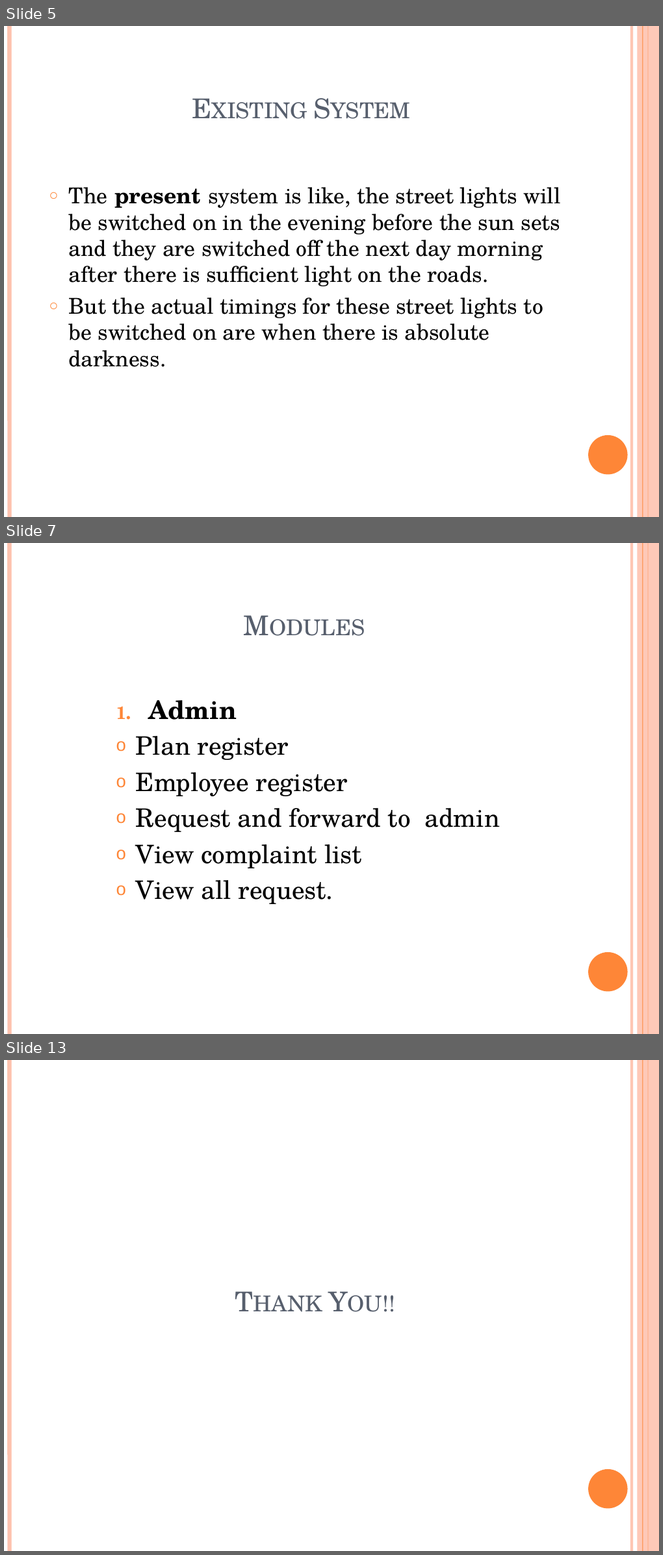
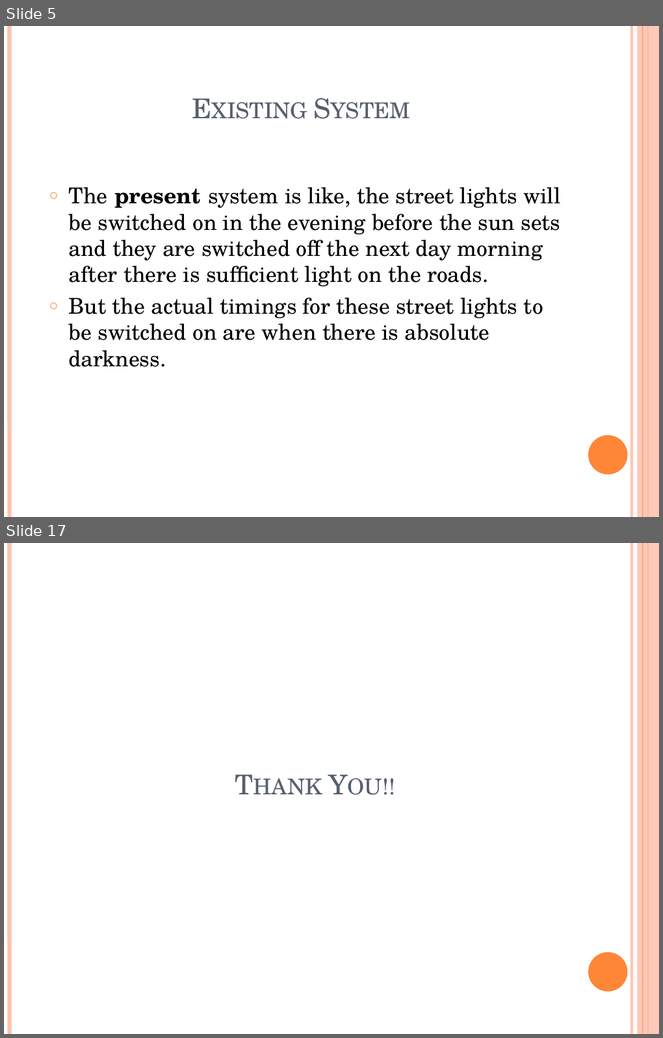
Before and after one commit to Devananda27200/MAIN_PROJECT_52, a slide deck: Street Lighting System with Intensity Control.pptm. Shown one above the other, each under a label of ours: slides 5, 7 and 13 before the commit, slides 5 and 17 after it; the slides between them are not shown. The pictures are 663x1555 and 663x1038 pixels, drawn with LibreOffice and Linux fonts; fonts in the diff are those of the drawing. Boxes give left, top, right and bottom in pixels: in the first picture for what was removed or moved away, otherwise in the second. Text is boxed around its words. In the diff, an @@ line names an element or a change of style, - is before the commit and + after.

```diff
--- a/Street Lighting System with Intensity Control.pptm
+++ b/Street Lighting System with Intensity Control.pptm
@@ slide 7 removed at (4, 543, 659, 1034), background #FFFFFF; not listed: 6 template elements that a slide beside it also shows @@
@@ title removed at (36, 563, 572, 644) @@
-Modules
@@ text removed at (136, 700, 500, 904) @@
-1. Admin
-o Plan register
-o Employee register
-o Request and forward to admin
-o View complaint list
-o View all request.
@@ what was slide 13 is now slide 17 @@
```
Also in this commit, not shown: 4 slides changed, 8 slides added, 3 other slides removed.
